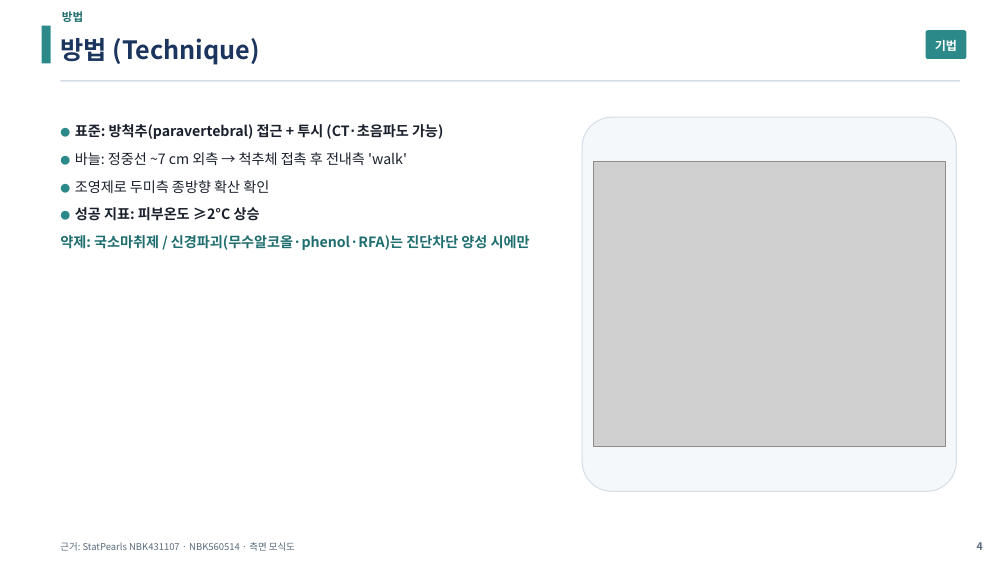
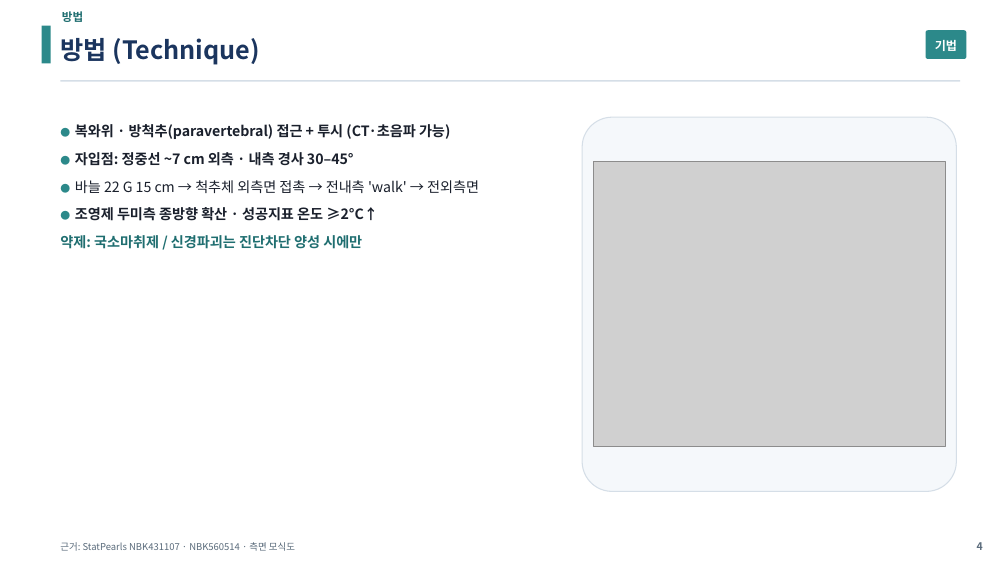
Before and after one commit to wonkeeparkos-pixel/ppt-work, a slide deck: slide 13 of 문헌고찰_NLC_RLS_LSB/03_LSB/LSB_발표.pptx. Drawn at 1008x567 pixels with LibreOffice and Linux fonts; fonts in the diff are those of the drawing; grey boxes stand for pictures. Boxes give left, top, right and bottom in pixels: in the first picture for what was removed or moved away, otherwise in the second. Text is boxed around its words. In the diff, an @@ line names an element or a change of style, - is before the commit and + after.

```diff
--- a/문헌고찰_NLC_RLS_LSB/03_LSB/LSB_발표.pptx
+++ b/문헌고찰_NLC_RLS_LSB/03_LSB/LSB_발표.pptx
@@ text at [60,124,479,249]: text changed @@
-● 표준: 방척추(paravertebral) 접근 + 투시 (CT·초음파도 가능)
-● 바늘: 정중선 ~7 cm 외측 → 척추체 접촉 후 전내측 'walk'
-● 조영제로 두미측 종방향 확산 확인
-● 성공 지표: 피부온도 ≥2°C 상승
-약제: 국소마취제 / 신경파괴(무수알코올·phenol·RFA)는 진단차단 양성 시에만
+● 복와위 · 방척추(paravertebral) 접근 + 투시 (CT·초음파 가능)
+● 자입점: 정중선 ~7 cm 외측 · 내측 경사 30–45°
+● 바늘 22 G 15 cm → 척추체 외측면 접촉 → 전내측 'walk' → 전외측면
+● 조영제 두미측 종방향 확산 · 성공지표 온도 ≥2°C↑
+약제: 국소마취제 / 신경파괴는 진단차단 양성 시에만
```
Also in this commit, not shown: 45 other files.
